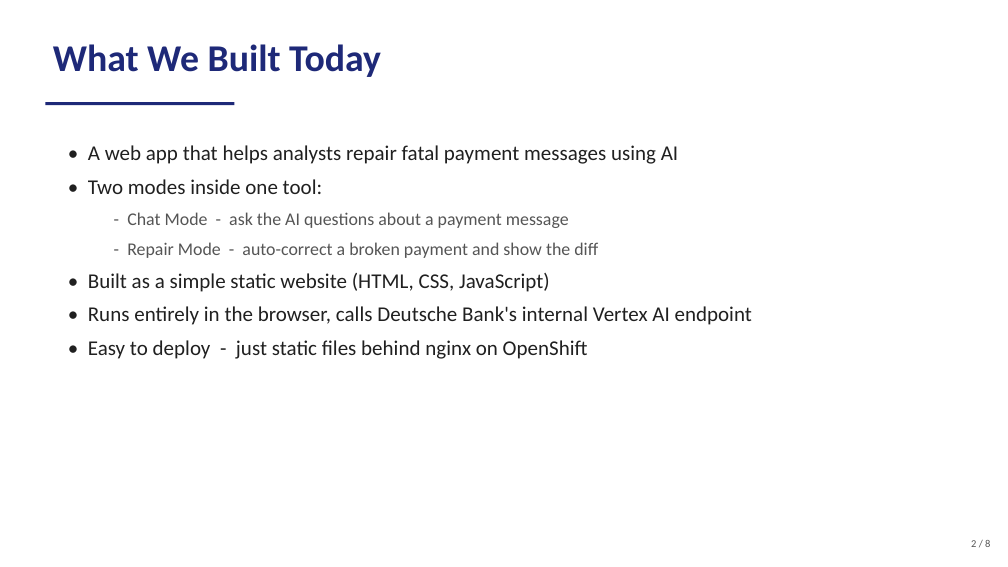
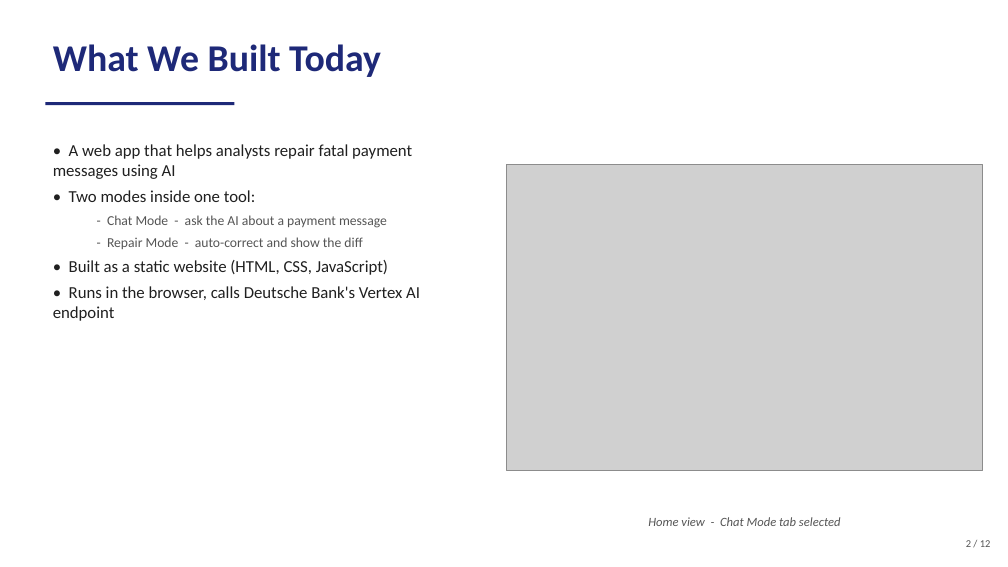
Before and after one commit to AdamJirari/Bank-Game, a slide deck: slide 2 of Galileo_Payment_Analyzer.pptx. Drawn at 1008x567 pixels with LibreOffice and Linux fonts; fonts in the diff are those of the drawing; grey boxes stand for pictures. Boxes give left, top, right and bottom in pixels: in the first picture for what was removed or moved away, otherwise in the second. Text is boxed around its words. In the diff, an @@ line names an element or a change of style, - is before the commit and + after.

```diff
--- a/Galileo_Payment_Analyzer.pptx
+++ b/Galileo_Payment_Analyzer.pptx
@@ text "• A web app that ...": place and size @@
-text "• A web app that ..." at (88,145,752,359)
+text "• A web app that ..." at (53,144,420,321)
@@ text at (53,144,412,202): size 20 to 16 pt in "• A web app that helps analysts ...", "• Two modes inside one tool:"; less space between paragraphs @@
@@ picture added at (507,164,983,470) @@
@@ text at (53,215,420,321): text changed; size 20 to 16 pt @@
-  - Chat Mode - ask the AI questions about a payment message
-  - Repair Mode - auto-correct a broken payment and show the diff
-• Built as a simple static website (HTML, CSS, JavaScript)
-• Runs entirely in the browser, calls Deutsche Bank's internal Vertex AI endpoint
-• Easy to deploy - just static files behind nginx on OpenShift
+  - Chat Mode - ask the AI about a payment message
+  - Repair Mode - auto-correct and show the diff
+• Built as a static website (HTML, CSS, JavaScript)
+• Runs in the browser, calls Deutsche Bank's Vertex AI endpoint
@@ text added at (648,517,841,526), 12 pt, text #555555, italic @@
+Home view - Chat Mode tab selected
@@ text at (966,540,991,547): text changed @@
-2 / 8
+2 / 12
```
Also in this commit, not shown: 6 other slides changed, 4 slides added.
